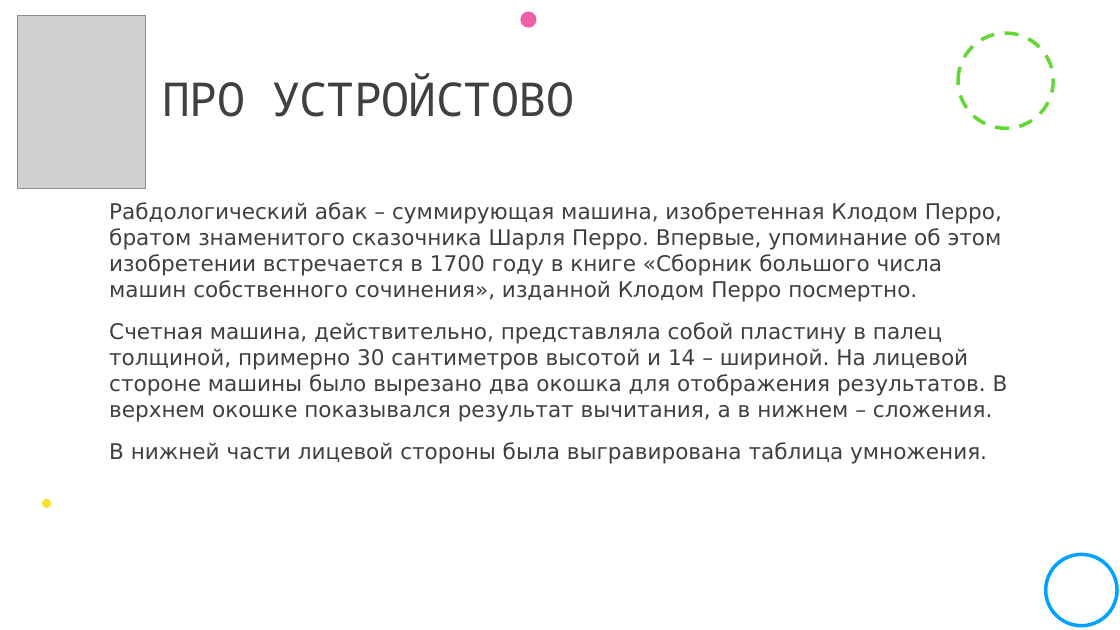
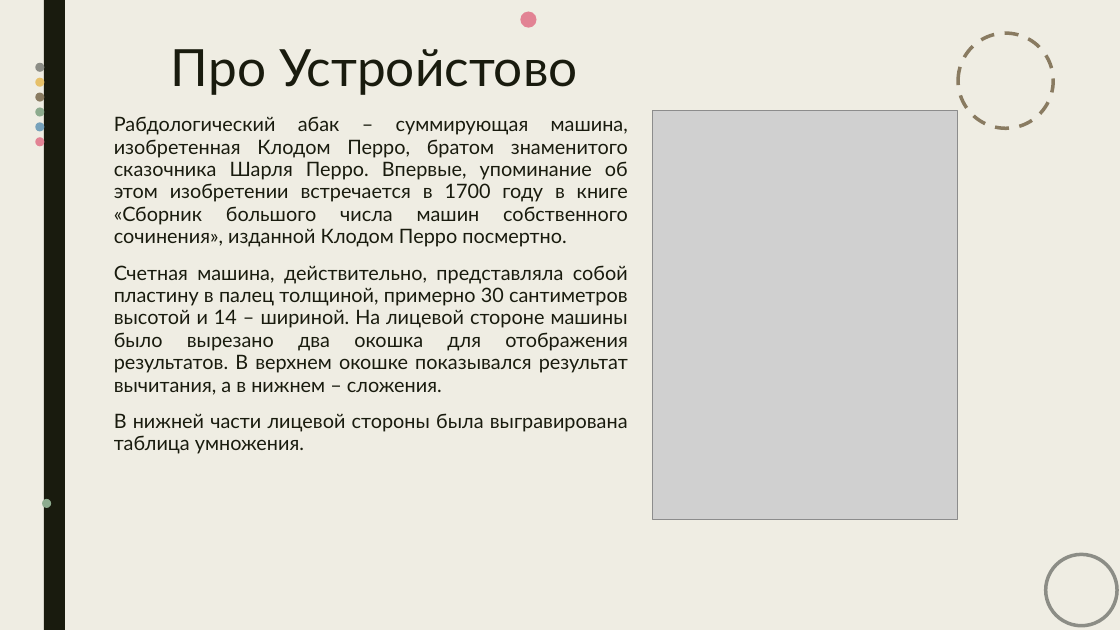
Before and after one commit to blissnyashki/Operating-System.-Laboratory-Work-, a slide deck: slide 2 of Презентация1.pptx. Drawn at 1120x630 pixels with LibreOffice and Linux fonts; fonts in the diff are those of the drawing; grey boxes stand for pictures. Boxes give left, top, right and bottom in pixels: in the first picture for what was removed or moved away, otherwise in the second. Text is boxed around its words. In the diff, an @@ line names an element or a change of style, - is before the commit and + after.

```diff
--- a/Презентация1.pptx
+++ b/Презентация1.pptx
@@ background #FFFFFF to #EFEDE3 @@
@@ rectangle added at (44,0,65,630), fill #191B0E @@
@@ ellipse at (520,12,536,28): fill #EF5FA7 to #E28394 @@
@@ title "Про Устройстово" at (171,49,578,95): vertical alignment middle to top @@
@@ title at (171,49,578,95): text changed; size 40 to 44 pt; font Noto Sans Mono to Lato; text colour #404040 to #191B0E @@
-ПРО УСТРОЙСТОВО
+Про Устройстово
@@ ellipse at (959,33,1054,128): outline #61D836 3 pt dashed to #897B61 3 pt dashed @@
@@ group added at (35,63,45,146): 6 ellipses @@
@@ text "Рабдологический абак – суммирующая машина, ...": place and size @@
-text "Рабдологический абак – суммирующая машина, ..." at (109,202,1008,464)
+text "Рабдологический абак – суммирующая машина, ..." at (114,116,628,454)
@@ text "Рабдологический абак – суммирующая машина, ..." at (114,116,628,454): size 18.5 to 17 pt, font DejaVu Sans to Lato, text colour #404040 to #191B0E; alignment left to justified; bullet   to none; line spacing 1 to 0.94; less space between paragraphs @@
@@ picture: place and size @@
-picture at (17,15,145,188)
+picture at (653,110,958,519)
@@ ellipse at (42,499,51,508): fill #FAE232 to #8DAB8E @@
@@ ellipse at (1046,555,1117,626): outline #00A2FF 3 pt to #8C8D86 3 pt @@
```
Also in this commit, not shown: 2 other slides changed, 3 slides added, 1 slide removed.
